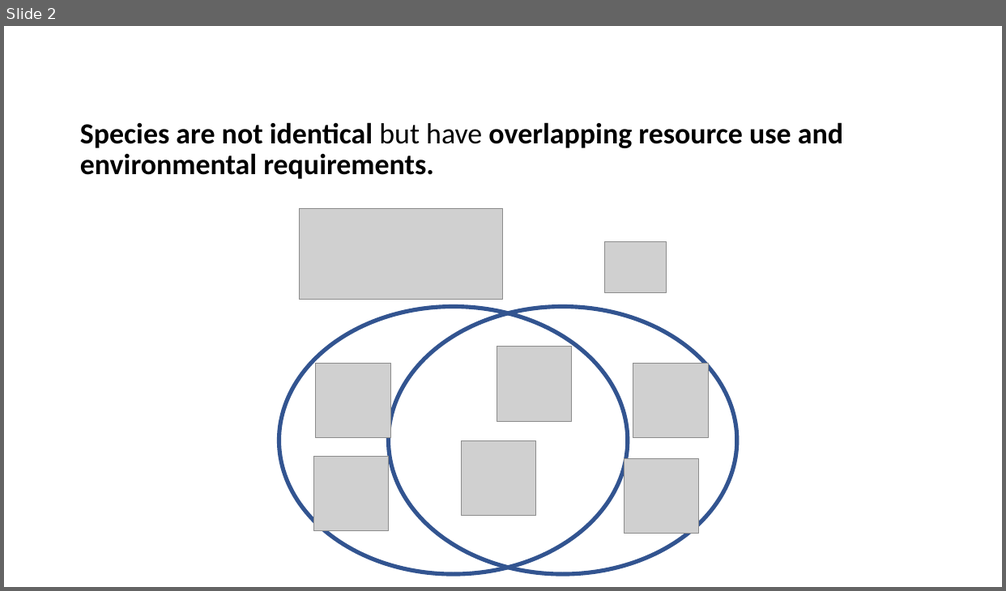
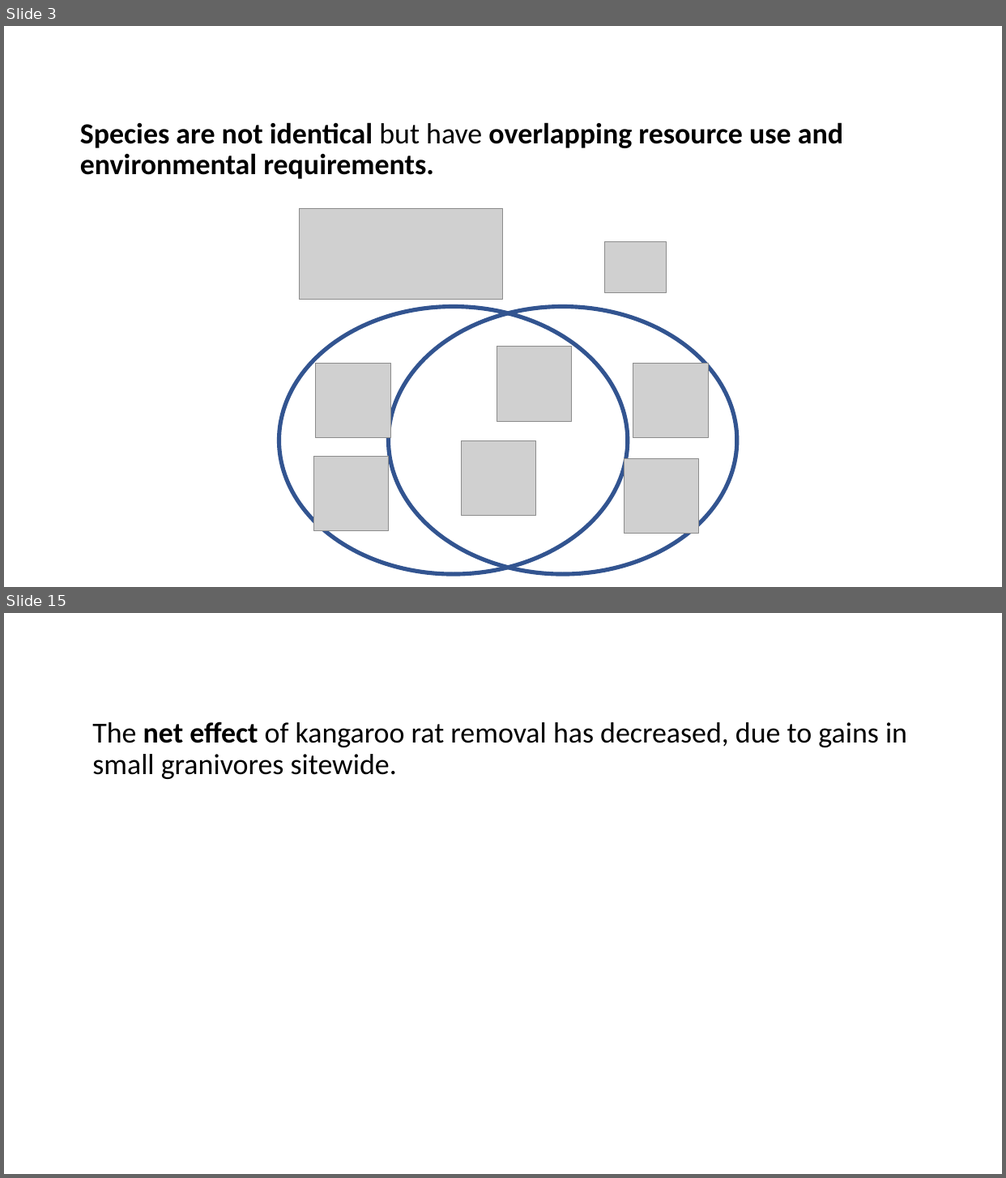
Before and after one commit to diazrenata/squareone, a slide deck: presentations/esa/rat pictures.pptx. Shown one above the other, each under a label of ours: slide 2 before the commit, slides 3 and 15 after it; the slides between them are not shown. The pictures are 1006x591 and 1006x1178 pixels, drawn with LibreOffice and Linux fonts; fonts in the diff are those of the drawing; grey boxes stand for pictures. Boxes give left, top, right and bottom in pixels: in the first picture for what was removed or moved away, otherwise in the second. Text is boxed around its words. In the diff, an @@ line names an element or a change of style, - is before the commit and + after.

```diff
--- a/presentations/esa/rat pictures.pptx
+++ b/presentations/esa/rat pictures.pptx
@@ slide 15 added at (x1=4, y1=613, x2=1002, y2=1174), background #FFFFFF @@
@@ text added at (x1=92, y1=722, x2=907, y2=779), 28 pt, text #000000 @@
+The net effect of kangaroo rat removal has decreased, due to gains in small granivores sitewide.
@@ what was slide 2 is now slide 3 @@
```
Also in this commit, not shown: 2 slides changed, 13 other slides added, 2 slides removed.
